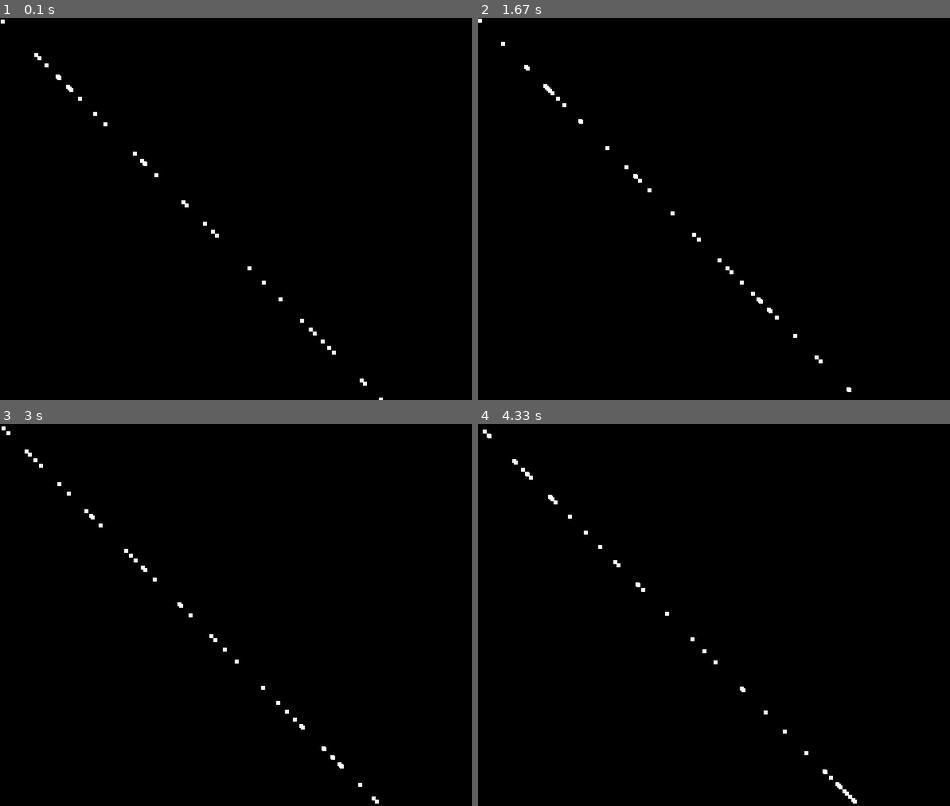
Above: before the commit, frames 1-4 (two rows, left to right).
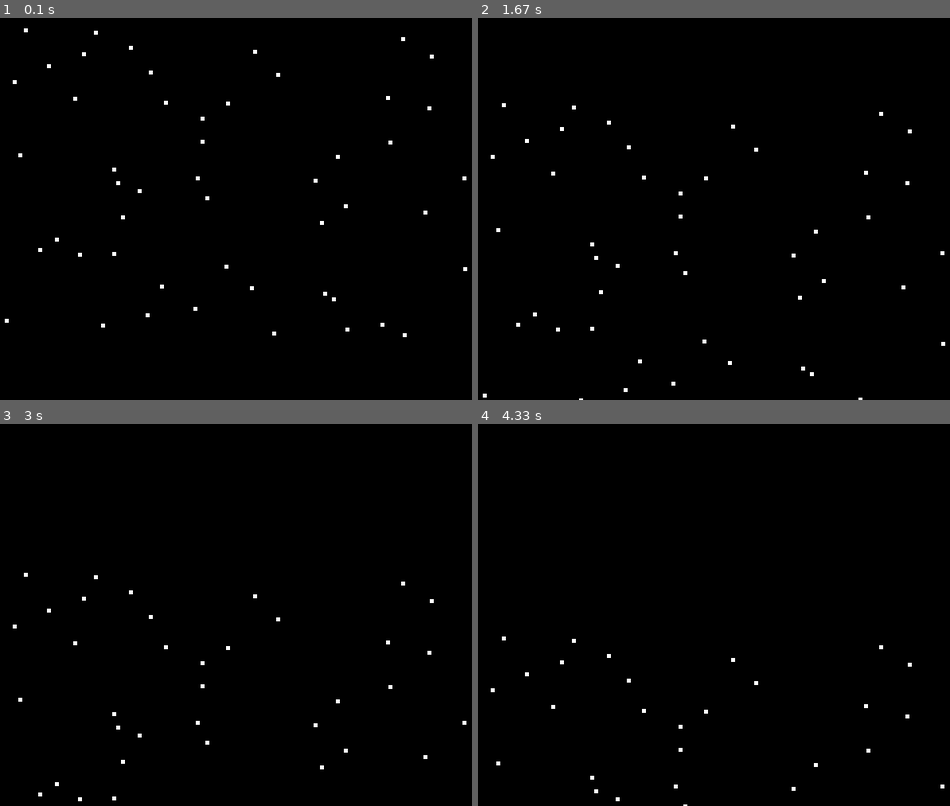
Above: after the commit, the same moments.

Repository: bhornby/Hornby-Classwork
Game: pygame game, started from python/snow.py
Same seed, same stepped clock (60 frames per second), same inputs: the game is played once before the commit and once after it.
Inputs:
- Up to frame 1 (0.1 s): no input
- Up to frame 2 (1.67 s): no input
- Up to frame 3 (3 s): no input
- Up to frame 4 (4.33 s): no input

The runs differ from the first frame. In frame 1, 0.7% of the frame differs, in the area x 0-99%, y 0-100%; in frame 2, 0.7%; in frame 3, 0.6%; in frame 4, 0.6%.

Commit message:
Class work unfinished snow

Diff:
--- a/python/snow.py
+++ b/python/snow.py
@@ -22,6 +22,46 @@
 #screen refress rate
 clock = pygame.time.Clock()
 
+#create a list of all snow
+snow_group = pygame.sprite.Group()
+#creating a list of all sprites
+all_sprite_group = pygame.sprite.Group()
+
+class Snow(pygame.sprite.Sprite):
+    #define the constructor
+    def __init__ (self, colour ,width, height, speed):
+        super().__init__()
+
+        #create a sprite and dill it with colour
+        self.image = pygame.Surface([width,height])
+        self.image.fill(colour)
+        self.speed = speed
+
+        #set position of the sprite
+        self.rect = self.image.get_rect()
+        self.rect.x = random.randrange(0,600)
+        self.rect.y = random.randrange(0,400)
+
+    #end procedure
+    #class update function
+    def update(self):
+        self.rect.y = self.rect.y + self.speed
+        if self.rect.y <= 0:
+            self.rect.y = 400
+    #end procedure
+
+#creating the snowflakes
+number_of_flakes = 50
+for x in range(number_of_flakes):
+    my_snow = Snow(WHITE, 5 ,5, 1)
+    snow_group.add(my_snow)
+    all_sprite_group.add(my_snow)
+#next x
+
+#endless snow
+
+
+
 #game loop
 while not done:
     #user input
@@ -30,43 +70,6 @@
             done = True
 
     #game logic goes here
-
-    #creating a list of snow
-    snow_group = pygame.sprite.Group()
-    #creating a list of all sprites
-    all_sprite_group = pygame.sprite.Group()
-
-    class Snow(pygame.sprite.Sprite):
-        #define the constructor
-        def __init__ (self, colour ,width, height, speed):
-            super().__init__()
-
-            #create a sprite and dill it with colour
-            self.image = pygame.Surface([width,height])
-            self.image.fill(colour)
-            self.speed = speed
-
-            #set position of the sprite
-            self.rect = self.image.get_rect()
-            self.rect.x = random.randrange(0,600)
-            self.rect.y = random.randrange(0,400)
-
-        #end procedure
-    #end class
-
-        #class update function
-        def update(self):
-            self.rect.y = self.rect.x + self.speed
-        #end procedure
-
-    #creating the snowflakes
-    number_of_flakes = 50
-    for x in range(number_of_flakes):
-        my_snow = Snow(WHITE, 5 ,5, 1)
-        snow_group.add(my_snow)
-        all_sprite_group.add(my_snow)
-    #next x
-
     all_sprite_group.update()
     #screen background is black
     screen.fill(BLACK)
Not shown, changed: python/.DS_Store
